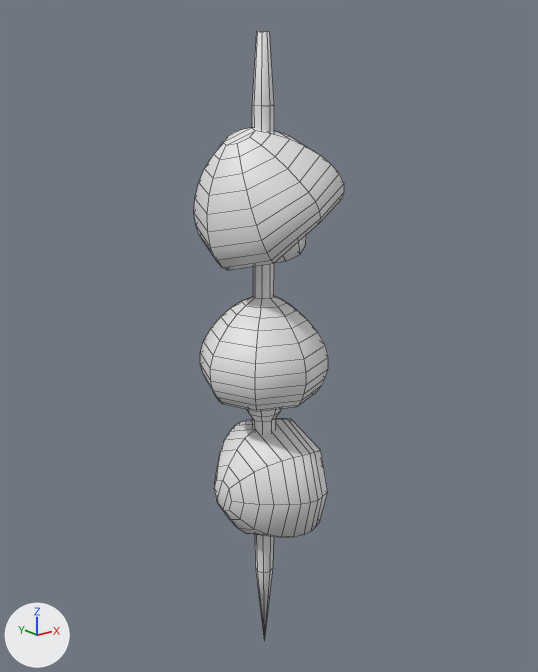
The FBX model Dish-Dwellers-TCC/Assets/Models/MF/Food/Mushroom_Skewer.fbx as it was, and as the next commit left it.
The view is the same before and after, from a 50 mm camera at (-0.597, -0.757, -0.079) aimed at (0.019, 0.012, -0.387). Arrows for +X, +Y and +Z are at lower left; the lights stay in place. Mesh edges are drawn as thin lines. Where no turn or scale is listed for an object, it has been applied to the vertices.

In view in the first picture: 'Mushroom_Skewer'.
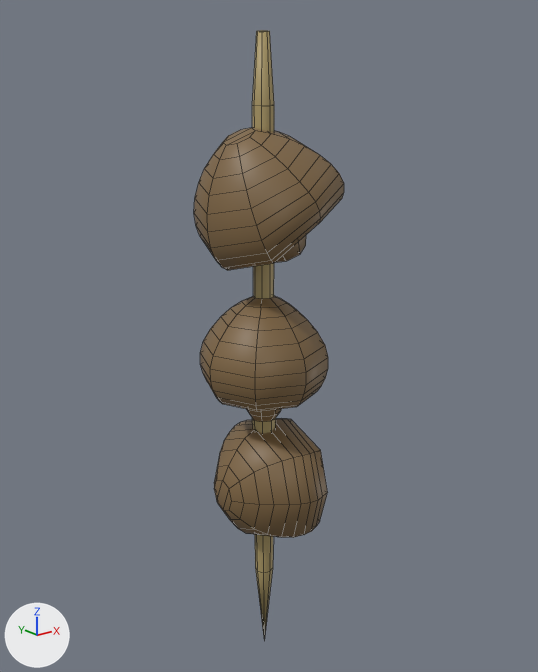
What the commit changed:
Material 'Cogumelo' (mat_cogumelo) is new.
Its base color is (0.216, 0.135, 0.0577) (brown #806744).
Material 'Madeira' (mat_madeira) is new.
Its base color is (0.432, 0.337, 0.143) (yellow #b09d6a).
me_mushroom_skewer has 361 vertices, 359 faces and spans x -0.088..0.105, y -0.101..0.101, z -0.876..0.003.
me_mushroom_skewer is used by ob_mushroom_skewer; location (0.0, 0.0, 0.0).
me_mushroom_skewer part 1: all 19 faces centred in x -0.011..0.012, y -0.012..0.012, z -0.203..0.003 switch from no material to mat_madeira (yellow #b09d6a).
me_mushroom_skewer part 2: all 16 faces centred in x -0.013..0.013, y -0.013..0.013, z -0.787..-0.621 switch from no material to mat_madeira (yellow #b09d6a).
me_mushroom_skewer part 3: 324 of the faces centred in x -0.075..0.091, y -0.086..0.086, z -0.671..-0.111 switch from no material to mat_cogumelo (brown #806744).

Changed parts and their boxes [x1, y1, x2, y2] in the pictures (538 x 672 px):
part 1 of me_mushroom_skewer, recoloured (grey to yellow): [252, 30, 274, 299] in both
part 2 of me_mushroom_skewer, recoloured (grey to brown): [252, 418, 276, 640] in both
part 3 of me_mushroom_skewer, recoloured (white to brown): [194, 128, 344, 537] in both
